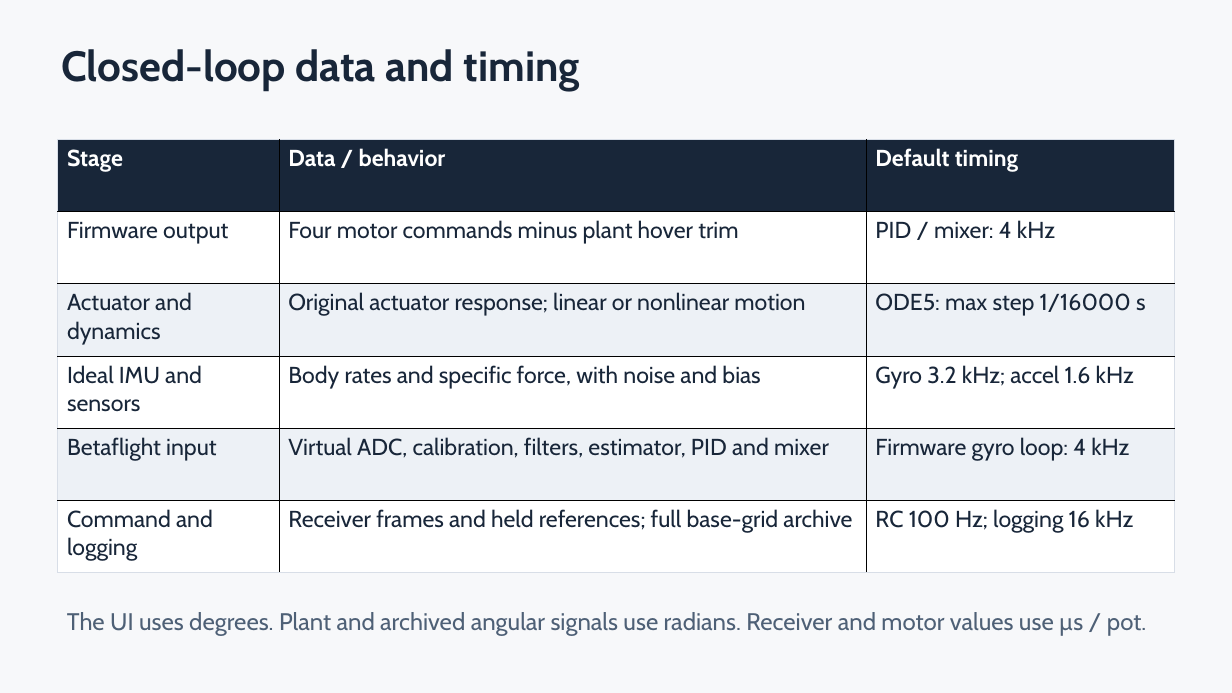
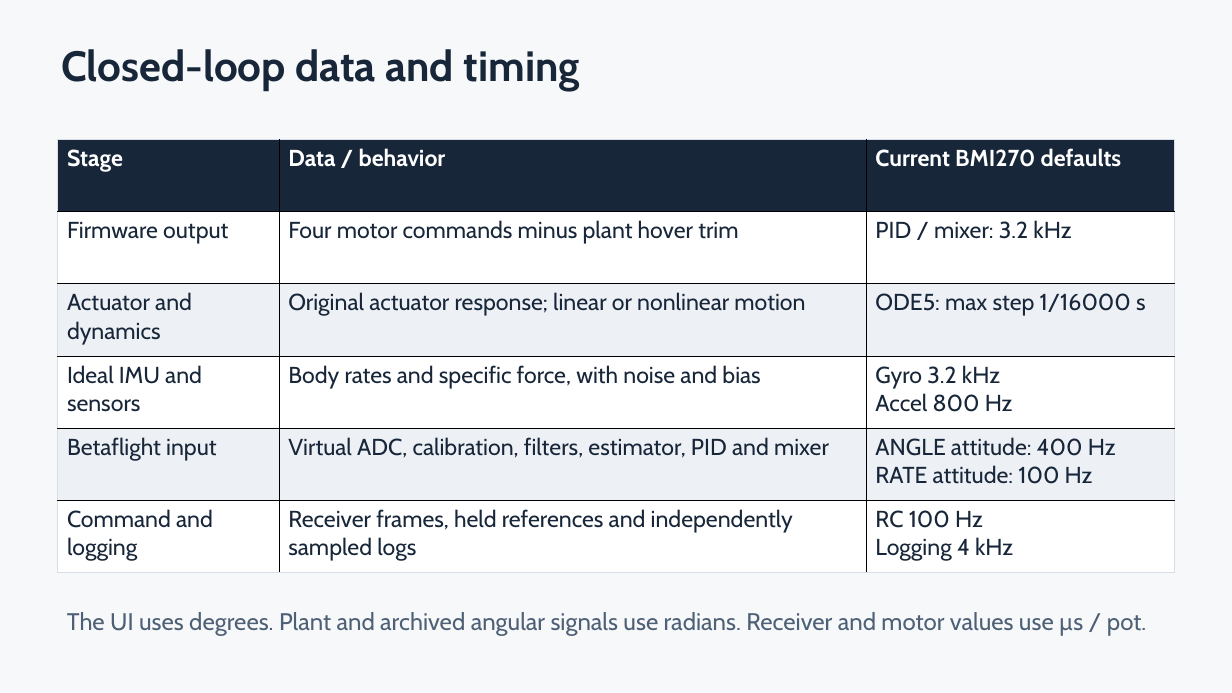
Before and after one commit to MorganSlap/UCI_FWMAV_Flight_Control_Simulation_and_Development, a slide deck: slide 10 of DesktopSIL/docs/Desktop_SIL_Walkthrough.pptx. Drawn at 1232x693 pixels with LibreOffice and Linux fonts; fonts in the diff are those of the drawing. Boxes give left, top, right and bottom in pixels: in the first picture for what was removed or moved away, otherwise in the second. Text is boxed around its words. In the diff, an @@ line names an element or a change of style, - is before the commit and + after.

```diff
--- a/DesktopSIL/docs/Desktop_SIL_Walkthrough.pptx
+++ b/DesktopSIL/docs/Desktop_SIL_Walkthrough.pptx
@@ table at [57,140,1174,573] @@
-row 1, column 3: Default timing
+row 1, column 3: Current BMI270 defaults
-row 2, column 3: PID / mixer: 4 kHz
+row 2, column 3: PID / mixer: 3.2 kHz
-row 4, column 3: Gyro 3.2 kHz; accel 1.6 kHz
+row 4, column 3: Gyro 3.2 kHz / Accel 800 Hz
-row 5, column 3: Firmware gyro loop: 4 kHz
+row 5, column 3: ANGLE attitude: 400 Hz / RATE attitude: 100 Hz
-row 6, column 2: Receiver frames and held references; full base-grid archive
+row 6, column 2: Receiver frames, held references and independently sampled logs
-row 6, column 3: RC 100 Hz; logging 16 kHz
+row 6, column 3: RC 100 Hz / Logging 4 kHz
```
Also in this commit, not shown: 3 other slides changed, 11 slides added, 1 other file.
